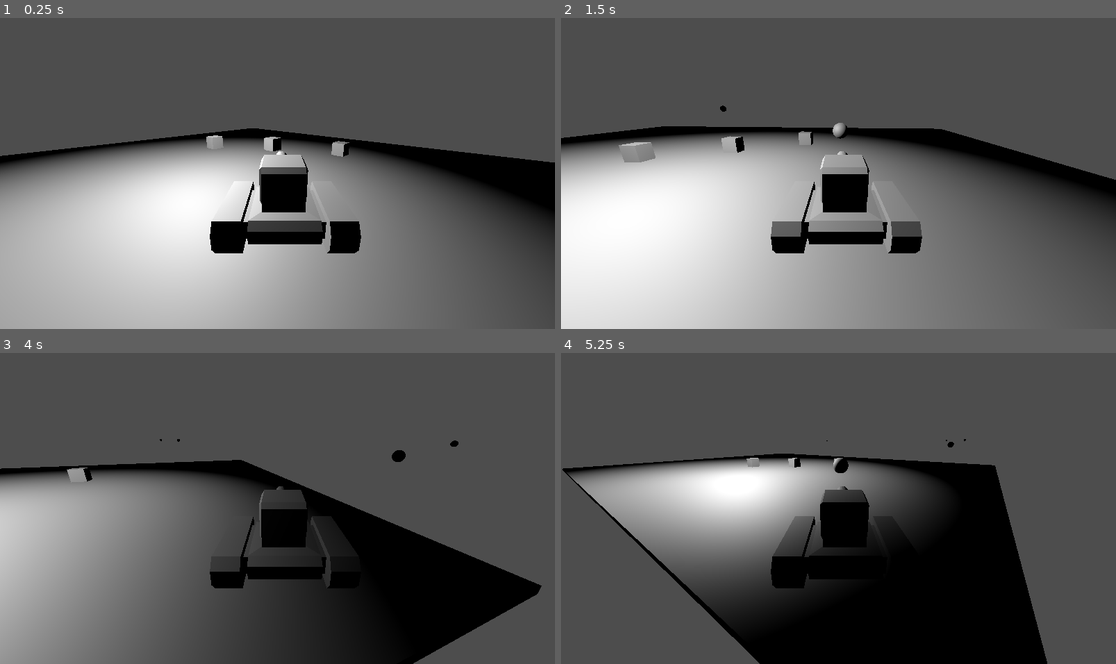
Above: before the commit, frames 1-4 (two rows, left to right).
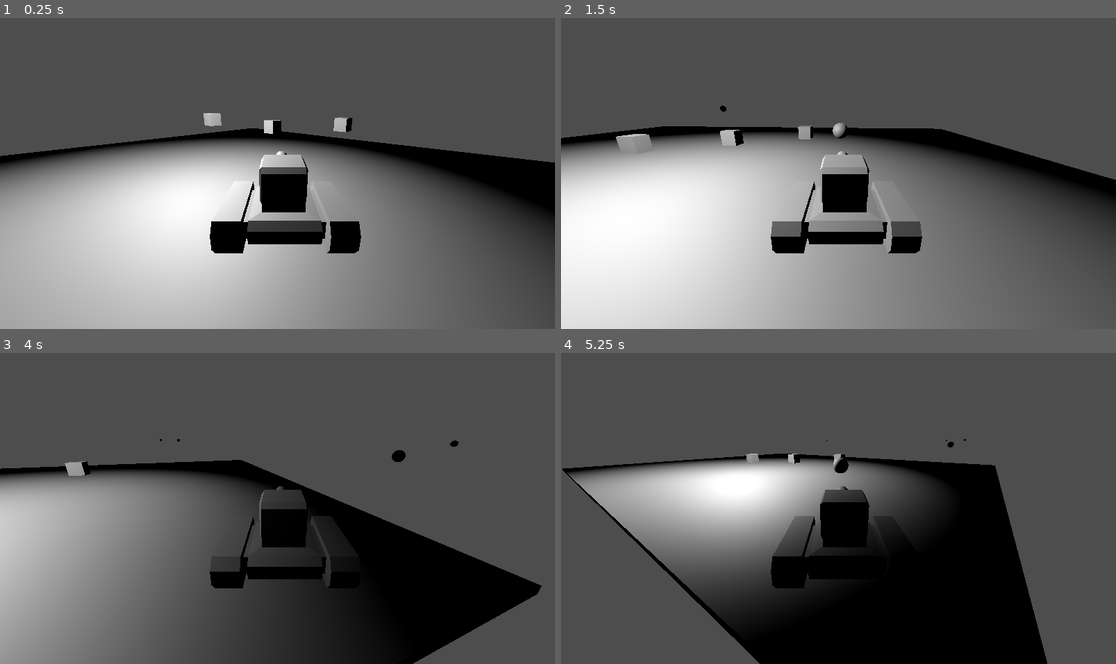
Above: after the commit, the same moments.

Repository: HelmetBugg/BioTankRebuilt
Game: Godot game, scene res://scene_directory/test_level.tscn
Two runs of this game, one before a commit and one after it. Both use one fixed random seed, a clock stepped at 60 frames per second and the inputs below.
Inputs:
- Up to frame 1 (0.25 s): no input
- Up to frame 2 (1.5 s): hold D (Right) 0.53-1.28 s; tap Space (Shoot) at 0.6, 1.35 s; hold S (Back) from 1.28 s (still down)
- Up to frame 3 (4 s): release S (Back) at 2.03 s; hold D (Right) 2.03-2.78 s; tap Space (Shoot) at 2.1, 2.85, 3.6 s; hold W (Forward) 2.78-3.53 s; hold A (Left) from 3.53 s (still down)
- Up to frame 4 (5.25 s): tap Space (Shoot) at 4.35, 5.1 s; release A (Left) at 5.03 s; hold S (Back) from 5.03 s (still down)

The runs differ from the first frame. In frame 1, 0.8% of the frame differs, in the area x 36-64%, y 30-45%; in frame 2, 0.5%; in frame 3, 0.2%; in frame 4, 0.1%.

Commit message:
disabled enemy collision until movement fixed

Diff:
--- a/scene_directory/enemy.tscn
+++ b/scene_directory/enemy.tscn
@@ -2,17 +2,19 @@
 
 [ext_resource type="Script" path="res://src/enemy.gd" id="1_fh2wu"]
 
-[sub_resource type="BoxShape3D" id="BoxShape3D_25jxr"]
+[sub_resource type="CapsuleShape3D" id="CapsuleShape3D_hbt4c"]
 
 [sub_resource type="BoxMesh" id="BoxMesh_gaywv"]
 
 [sub_resource type="SphereShape3D" id="SphereShape3D_7utau"]
 
 [node name="enemy" type="CharacterBody3D"]
+collision_layer = 2
+collision_mask = 2
 script = ExtResource("1_fh2wu")
 
 [node name="CollisionShape3D" type="CollisionShape3D" parent="."]
-shape = SubResource("BoxShape3D_25jxr")
+shape = SubResource("CapsuleShape3D_hbt4c")
 
 [node name="MeshInstance3D" type="MeshInstance3D" parent="."]
 mesh = SubResource("BoxMesh_gaywv")
--- a/scene_directory/player.tscn
+++ b/scene_directory/player.tscn
@@ -33,6 +33,7 @@
 
 [node name="Camera3D" type="Camera3D" parent="."]
 transform = Transform3D(1, 0, 0, 0, 0.9463, 0.32329, 0, -0.32329, 0.9463, 0, 2.97862, 5.02947)
+current = true
 
 [node name="Collisions2" type="CollisionShape3D" parent="."]
 transform = Transform3D(1, 0, 0, 0, -0.773807, -0.633421, 0, 0.633421, -0.773807, 0.14551, 0.100507, 1.20987)
--- a/scene_directory/test_level.tscn
+++ b/scene_directory/test_level.tscn
@@ -14,6 +14,8 @@
 mesh = SubResource("BoxMesh_orsro")
 
 [node name="StaticBody3D" type="StaticBody3D" parent="Floor"]
+collision_layer = 3
+collision_mask = 3
 
 [node name="CollisionShape3D" type="CollisionShape3D" parent="Floor/StaticBody3D"]
 shape = SubResource("BoxShape3D_ks6e1")
@@ -31,10 +33,10 @@
 transform = Transform3D(0.672212, 0, -0.740358, 0, 1, 0, 0.740358, 0, 0.672212, -8.19101, 2.16042, 8.49818)
 
 [node name="enemy" parent="." instance=ExtResource("2_ui3k1")]
-transform = Transform3D(1, 0, 0, 0, 1, 0, 0, 0, 1, 0.339217, 2.01649, 0.202553)
+transform = Transform3D(1, 0, 0, 0, 1, 0, 0, 0, 1, 0.339215, 3.43123, 0.202553)
 
 [node name="enemy2" parent="." instance=ExtResource("2_ui3k1")]
-transform = Transform3D(1, 0, 0, 0, 1, 0, 0, 0, 1, -2.46981, 2.00883, -4.12352)
+transform = Transform3D(1, 0, 0, 0, 1, 0, 0, 0, 1, -2.46981, 3.95492, -4.12352)
 
 [node name="enemy3" parent="." instance=ExtResource("2_ui3k1")]
-transform = Transform3D(1, 0, 0, 0, 1, 0, 0, 0, 1, 3.54306, 1.75278, 4.74607)
+transform = Transform3D(1, 0, 0, 0, 1, 0, 0, 0, 1, 3.54306, 3.66625, 4.74607)
